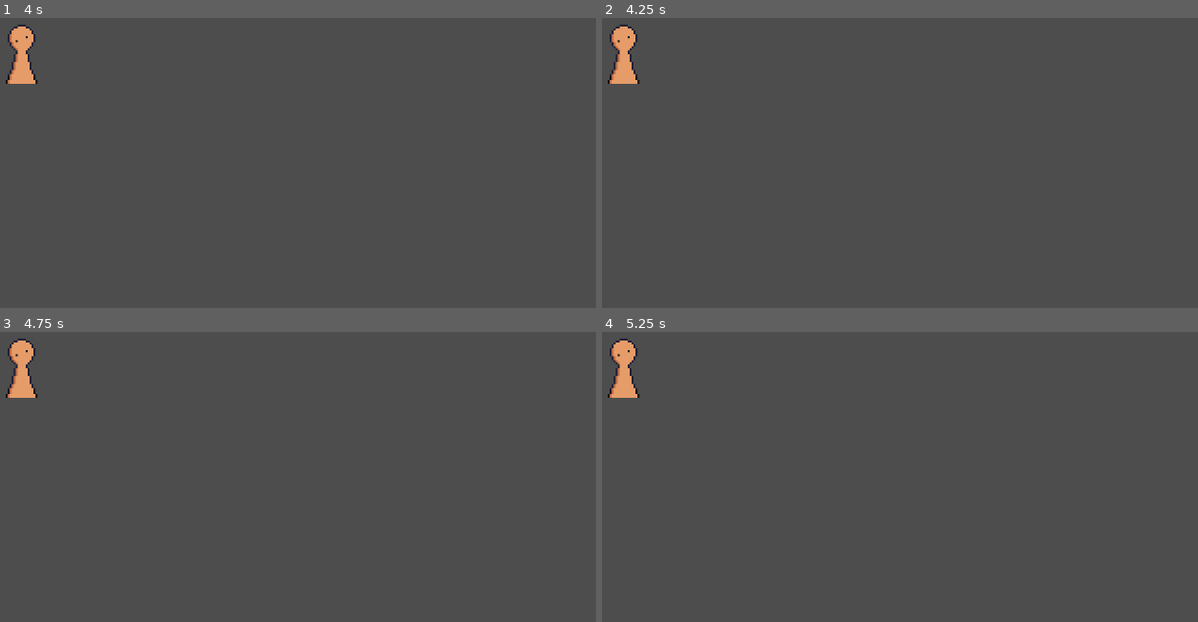
Above: before the commit, frames 1-4 (two rows, left to right).
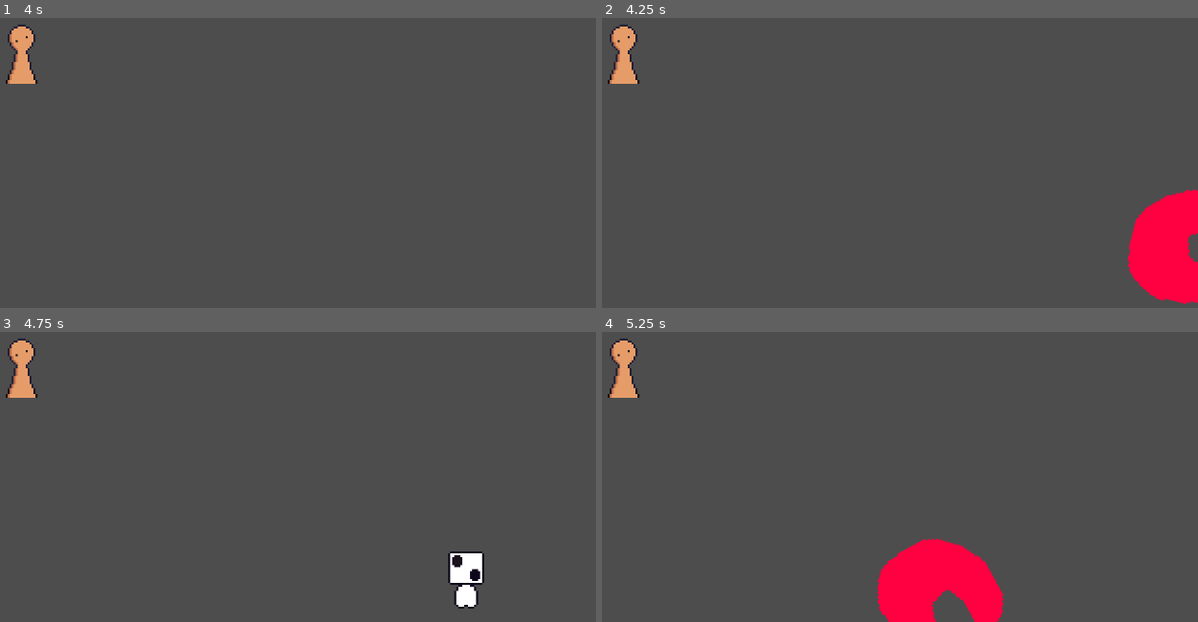
Above: after the commit, the same moments.

Repository: githithub636/crazy-random-gameshow
Game: Godot game, scene res://scenes/LVL Scenes/testing_zone.tscn
The game is run twice, just before and just after one commit, with the same random seed, the same clock (stepped at 60 frames per second) and the same inputs.
Inputs (mouse positions are in pixels of both pictures, inside the frame that each line leads up to):
- Up to frame 1 (4 s): move the mouse to (381, 73) at 0.52 s; hold D (D-Right) 0.53-1.28 s; click (381, 73) at 0.6 s; move the mouse to (59, 116) at 1.27 s; hold S (S- Down) 1.28-2.03 s; click (59, 116) at 1.35 s; tap Enter at 2, 3.5 s; move the mouse to (outside the picture) at 2.02 s; hold D (D-Right) 2.03-2.78 s; click (outside the picture) at 2.1 s; tap Space at 2.75 s; move the mouse to (178, 180) at 2.77 s; hold W (W-Up) 2.78-3.53 s; click (178, 180) at 2.85 s; move the mouse to (441, 157) at 3.52 s; hold A (A-Left) from 3.53 s (still down); click (441, 157) at 3.6 s
- Up to frame 2 (4.25 s): keep holding A (A-Left)
- Up to frame 3 (4.75 s): keep holding A (A-Left); move the mouse to (outside the picture) at 4.27 s; click (outside the picture) at 4.35 s
- Up to frame 4 (5.25 s): move the mouse to (852, 407) at 5.02 s; release A (A-Left) at 5.03 s; hold S (S- Down) from 5.03 s (still down); click (852, 407) at 5.1 s

Frame 1 is identical in both runs. In frame 2, 3.6% of the frame differs, in the area x 88-100%, y 59-99%; in frame 3, 1.0%; in frame 4, 4.4%, in the area x 46-68%, y 71-100%.

Commit message:
Pawns Damaging Players & BigBack Sprite Updated

Diff:
--- /dev/null
+++ b/BigBack.gd
@@ -0,0 +1,10 @@
+extends CharacterBody2D
+
+
+# Called when the node enters the scene tree for the first time.
+func _ready() -> void:
+	pass # Replace with function body.
+
+
+# Called every frame. 'delta' is the elapsed time since the previous frame.
+func _process(delta: float) -> void:
--- a/scenes/Chance.tscn
+++ b/scenes/Chance.tscn
@@ -41,6 +41,6 @@
 position = Vector2(0, 2)
 shape = SubResource("CapsuleShape2D_e7k5c")
 
-[node name="Timer" type="Timer" parent="." unique_id=1205446954]
+[node name="Timer" type="Timer" parent="." unique_id=1205446954 groups=["player"]]
 
 [connection signal="timeout" from="Timer" to="." method="_on_timer_timeout"]
--- a/scenes/LVL Scenes/testing_zone.tscn
+++ b/scenes/LVL Scenes/testing_zone.tscn
@@ -1,7 +1,7 @@
 [gd_scene format=3 uid="uid://dbtg570krayhk"]
 
 [ext_resource type="PackedScene" uid="uid://duil53kmjij4g" path="res://scenes/Chance.tscn" id="1_rgar6"]
-[ext_resource type="PackedScene" uid="uid://dmkr860t06b4e" path="res://scenes/Slash.tscn" id="2_pwbe8"]
+[ext_resource type="PackedScene" uid="uid://dmkr860t06b4e" path="res://scenes/slash.tscn" id="2_pwbe8"]
 [ext_resource type="PackedScene" uid="uid://b2ju0womb6wmn" path="res://scenes/pawn.tscn" id="3_0peef"]
 
 [node name="Testing Zone" type="Node2D" unique_id=2137807239 groups=["player"]]
@@ -19,6 +19,7 @@
 metadata/_edit_group_ = true
 
 [node name="Slash" parent="CharacterBody2D" unique_id=399121038 instance=ExtResource("2_pwbe8")]
+visible = false
 position = Vector2(11, -2)
 
 [node name="Pawn2" parent="." unique_id=233183199 instance=ExtResource("3_0peef")]
--- /dev/null
+++ b/scenes/big_back.tscn
@@ -0,0 +1,32 @@
+[gd_scene format=3 uid="uid://baj84donnw55n"]
+
+[ext_resource type="Script" uid="uid://dpnvaj61hry51" path="res://BigBack.gd" id="1_ups7b"]
+[ext_resource type="Texture2D" uid="uid://cxxtk2pyksl4t" path="res://assets/BigBack.png" id="2_r2ran"]
+
+[sub_resource type="AtlasTexture" id="AtlasTexture_75p7r"]
+atlas = ExtResource("2_r2ran")
+region = Rect2(0, 0, 32, 32)
+
+[sub_resource type="SpriteFrames" id="SpriteFrames_te1vi"]
+animations = [{
+"frames": [{
+"duration": 1.0,
+"texture": SubResource("AtlasTexture_75p7r")
+}],
+"loop": 1,
+"name": &"default",
+"speed": 5.0
+}]
+
+[sub_resource type="CircleShape2D" id="CircleShape2D_1ckt5"]
+radius = 13.0
+
+[node name="CharacterBody2D" type="CharacterBody2D" unique_id=1934241217]
+script = ExtResource("1_ups7b")
+
+[node name="AnimatedSprite2D" type="AnimatedSprite2D" parent="." unique_id=571470993]
+sprite_frames = SubResource("SpriteFrames_te1vi")
+
+[node name="CollisionShape2D" type="CollisionShape2D" parent="." unique_id=1694574578]
+position = Vector2(0, 3)
+shape = SubResource("CircleShape2D_1ckt5")
--- a/scenes/pawn.tscn
+++ b/scenes/pawn.tscn
@@ -50,5 +50,6 @@
 [node name="CollisionShape2D" type="CollisionShape2D" parent="SearchBox" unique_id=284851138]
 shape = SubResource("RectangleShape2D_1ckt5")
 
+[connection signal="body_entered" from="Area2D" to="." method="_on_area_2d_body_entered"]
 [connection signal="timeout" from="MoveTimer" to="." method="_on_move_timer_timeout"]
 [connection signal="body_entered" from="SearchBox" to="." method="_on_search_box_body_entered"]
--- a/scripts/chance.gd
+++ b/scripts/chance.gd
@@ -6,6 +6,8 @@
 @onready var timer: Timer = $Timer
 
 @export var speed: float = 200.0
+
+var health = 5
 
 var can_slash: bool = true
 
@@ -38,3 +40,9 @@
 
 func _on_timer_timeout() -> void:
 	can_slash = true
+
+func take_damage(amount):
+	health -= amount
+	print(health)
+	if health <= 0:
+		get_tree().reload_current_scene()
--- a/scripts/pawn.gd
+++ b/scripts/pawn.gd
@@ -7,7 +7,13 @@
 
 @onready var search_box = $SearchBox
 
+@onready var hurt_box = $Area2D
+
 @onready var move_timer: Timer = $MoveTimer
+
+@onready var collider_box = $SearchBox
+
+const DAMAGE = 1
 
 var found_player = false
 
@@ -106,12 +112,13 @@
 			print("yolo")
 			attacking = true
 			velocity += direction * 400.0
+			$CollisionShape2D.disabled = true
 
 		if (attack_count == 3 and attacking == true):
 			if velocity == Vector2.ZERO:
 				attack_count = 0
 				attacking = false
-
+				$CollisionShape2D.disabled = false
 
 func _on_search_box_body_entered(body: Node2D) -> void:
 	if body.is_in_group("player") and found_player == false:
@@ -128,3 +135,9 @@
 
 func _on_move_timer_timeout() -> void:
 	can_move = true
+
+
+func _on_area_2d_body_entered(body: Node2D) -> void:
+	if (body.is_in_group("player") and $CollisionShape2D.disabled == true):
+		print("jojo")
+		body.take_damage(DAMAGE)
Not shown, added: BigBack.gd.uid
Binary file added: assets/BigBack.png
Not shown, changed: assets/BigBack.png.import
Binary file removed: assets/Big_Back.png
